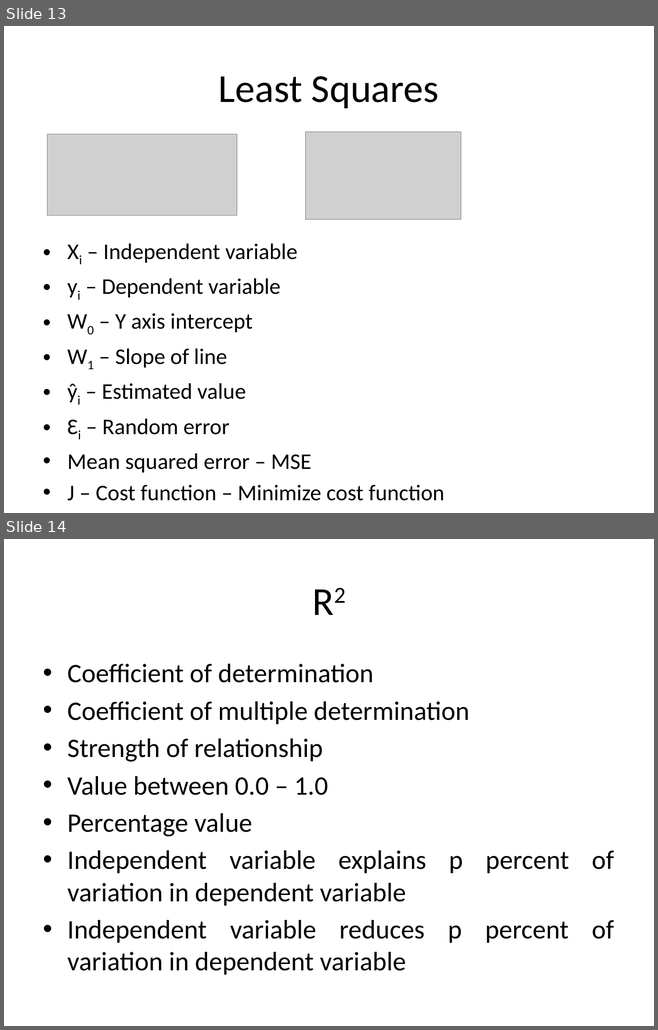
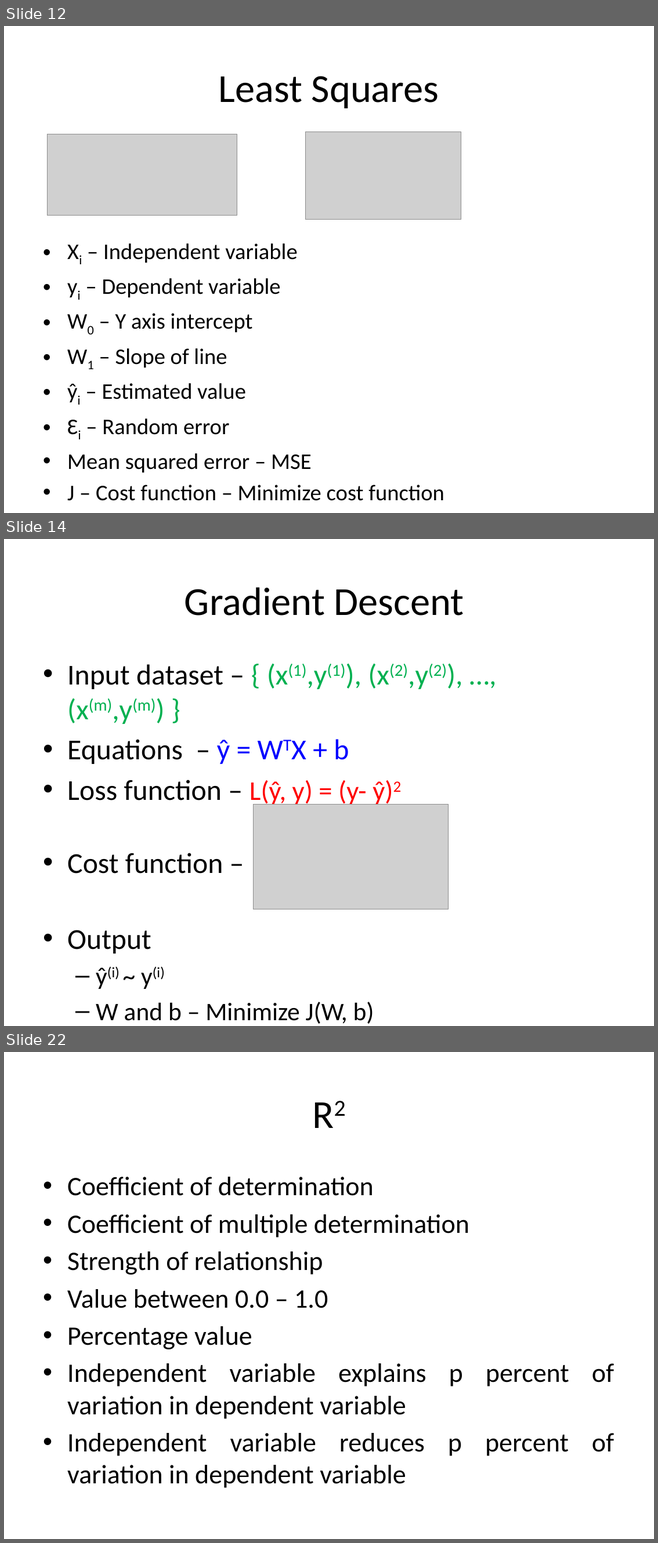
Before and after one commit to look4pritam/ArtificialIntelligence, a slide deck: MachineLearning/LinearRegression/LinearRegression.pptx. Shown one above the other, each under a label of ours: slides 13 and 14 before the commit, slides 12, 14 and 22 after it; the slides between them are not shown. The pictures are 658x1030 and 658x1543 pixels, drawn with LibreOffice and Linux fonts; fonts in the diff are those of the drawing; grey boxes stand for pictures. Boxes give left, top, right and bottom in pixels: in the first picture for what was removed or moved away, otherwise in the second. Text is boxed around its words. In the diff, an @@ line names an element or a change of style, - is before the commit and + after.

```diff
--- a/MachineLearning/LinearRegression/LinearRegression.pptx
+++ b/MachineLearning/LinearRegression/LinearRegression.pptx
@@ slide 14 added at bbox=[4, 539, 654, 1026], background #FFFFFF @@
@@ title added at bbox=[184, 587, 464, 616], 44 pt, text #000000 @@
+Gradient Descent
@@ text added at bbox=[67, 663, 447, 1024], 32 pt, text #000000 @@
+• Input dataset – { (x(1),y(1)), (x(2),y(2)), …, (x(m),y(m)) }
+• Equations – ŷ = WTX + b
+• Loss function – L(ŷ, y) = (y- ŷ)2
+• Cost function –
+• Output
+  – ŷ(i) ~ y(i)
+  – W and b – Minimize J(W, b)
@@ picture added at bbox=[253, 804, 448, 909] @@
@@ what was slide 13 is now slide 12 @@
@@ what was slide 14 is now slide 22 @@
```
Also in this commit, not shown: 1 slide changed, 8 other slides added, 2 slides removed.
